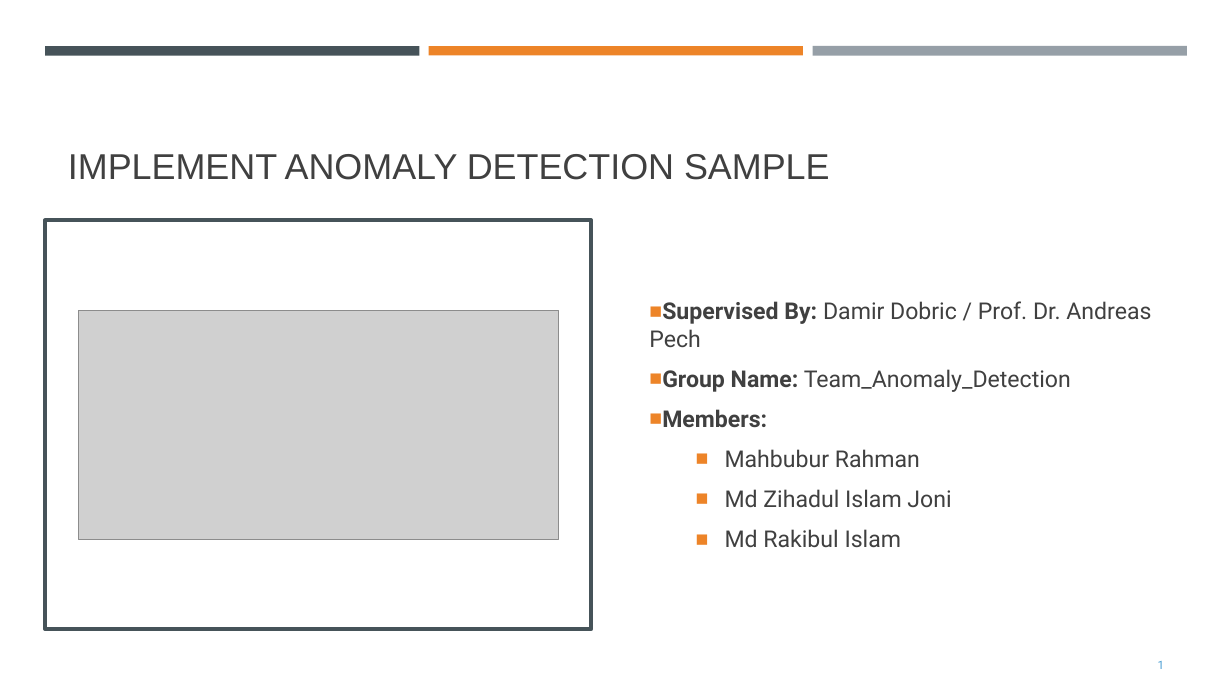
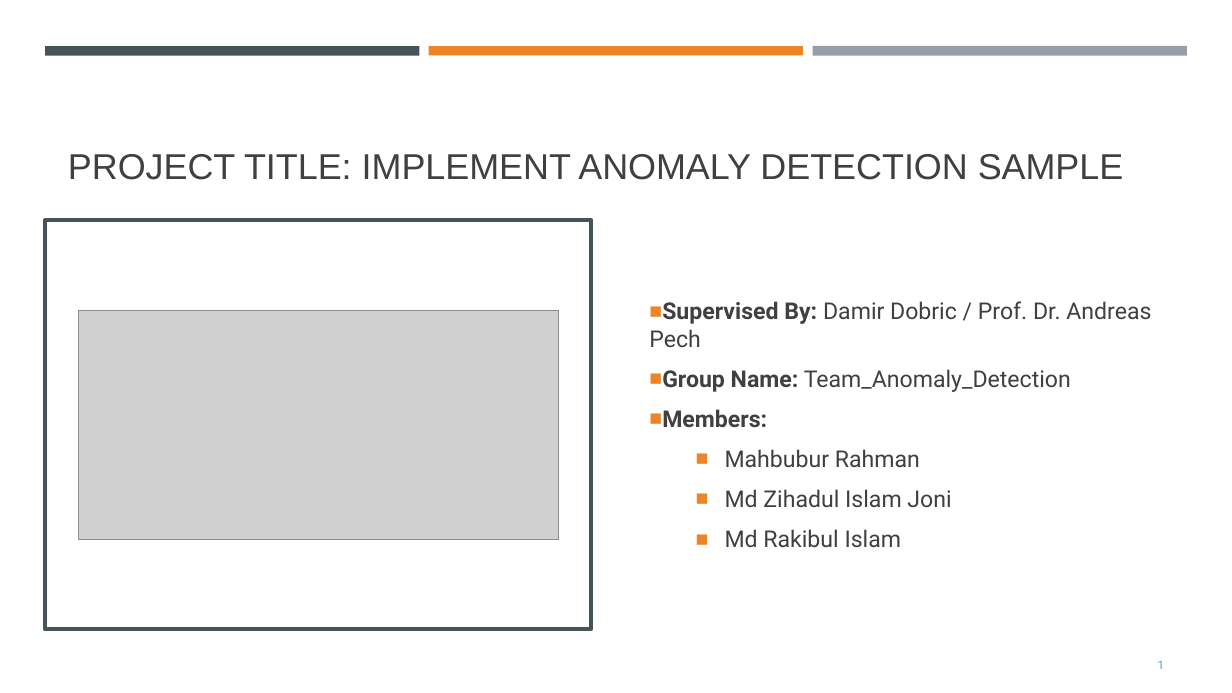
Before and after one commit to mahbubur-r/neocortexapi, a slide deck: slide 1 of source/MySEProject/Documentation/ML2324-8 Implement Anomaly Detection Sample.pptx. Drawn at 1232x693 pixels with LibreOffice and Linux fonts; fonts in the diff are those of the drawing; grey boxes stand for pictures. Boxes give left, top, right and bottom in pixels: in the first picture for what was removed or moved away, otherwise in the second. Text is boxed around its words. In the diff, an @@ line names an element or a change of style, - is before the commit and + after.

Commit message:
slight changes project doc and updated it

```diff
--- a/source/MySEProject/Documentation/ML2324-8 Implement Anomaly Detection Sample.pptx
+++ b/source/MySEProject/Documentation/ML2324-8 Implement Anomaly Detection Sample.pptx
@@ title at box(68, 154, 1124, 180): text changed @@
-IMPLEMENT ANOMALY DETECTION SAMPLE
+PROJECT TITLE: IMPLEMENT ANOMALY DETECTION SAMPLE
```
Also in this commit, not shown: 4 other slides changed, 8 slides added, 1 other file.
